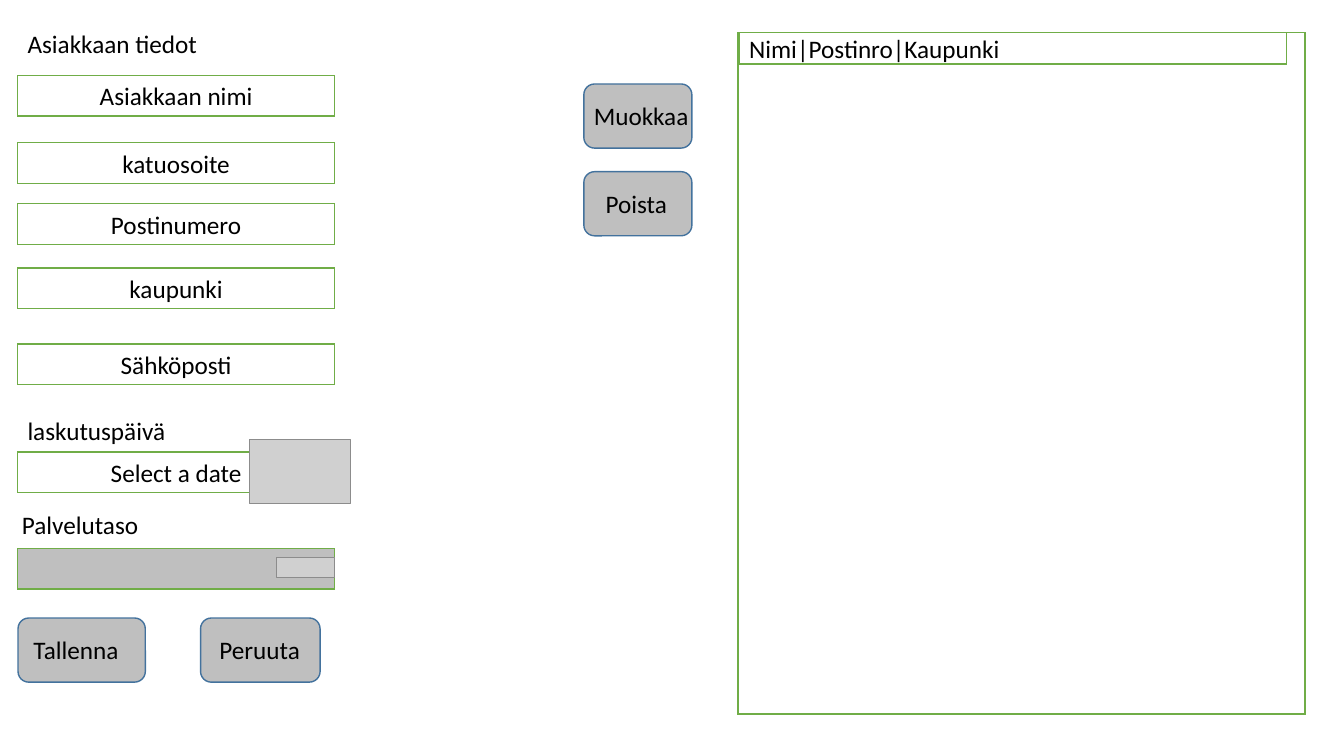
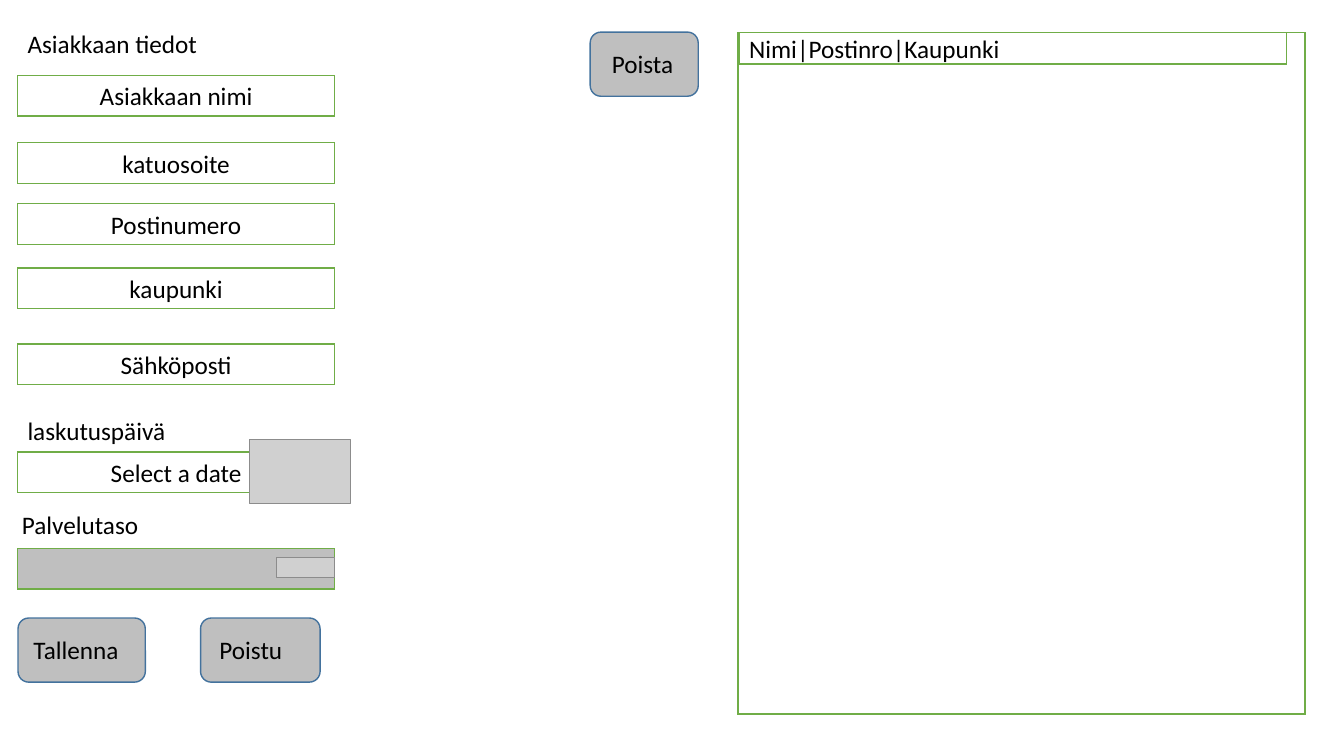
Before and after one commit to lepi313/Ohjelmistokehitysprojekti, a slide deck: slide 3 of Dokumentit/Visuaalinen suunnittelu.pptx. Drawn at 1344x756 pixels with LibreOffice and Linux fonts; fonts in the diff are those of the drawing; grey boxes stand for pictures. Boxes give left, top, right and bottom in pixels: in the first picture for what was removed or moved away, otherwise in the second. Text is boxed around its words. In the diff, an @@ line names an element or a change of style, - is before the commit and + after.

```diff
--- a/Dokumentit/Visuaalinen suunnittelu.pptx
+++ b/Dokumentit/Visuaalinen suunnittelu.pptx
@@ rounded rectangle: place and size @@
-rounded rectangle at box(584, 171, 692, 236)
+rounded rectangle at box(590, 32, 698, 97)
@@ text "Poista": place and size @@
-text "Poista" at box(606, 195, 667, 213)
+text "Poista" at box(612, 55, 673, 73)
@@ rounded rectangle removed at box(584, 84, 692, 148) @@
@@ text removed at box(594, 107, 689, 125) @@
-Muokkaa
@@ text at box(219, 641, 282, 659): text changed @@
-Peruuta
+Poistu
```
Also in this commit, not shown: 2 other slides changed, 6 other files.
